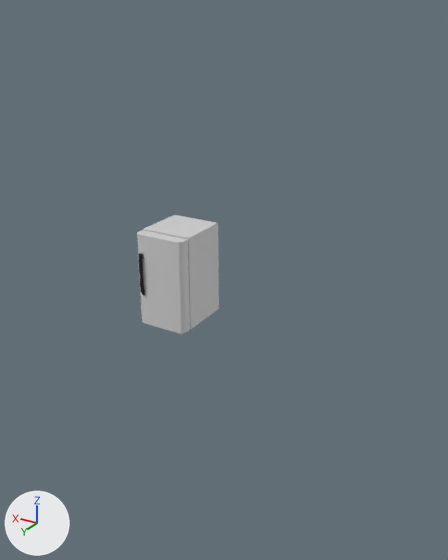
What one commit did to the Blender file fridge.blend.
One viewpoint serves both versions: a 50 mm camera at (-12.7, 18.0, 9.8) aimed at (0.1, -3.3, -0.8). Lighting does not change. The marker at lower left points along +X, +Y and +Z.

The first picture shows 'Door', 'Fridge'.
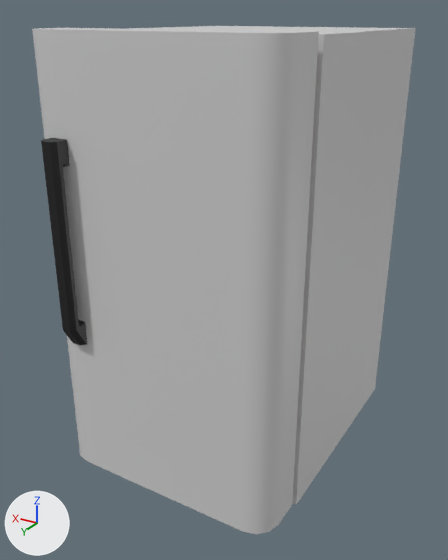
Where the change shows, as pixel boxes (x1, y1, x2, y2) in the pictures (448 x 560 px):
'Door', mesh rescaled, moved (433% wider, 383% taller): before (137, 230, 190, 334); after (32, 28, 319, 534)
'Fridge', moved, rescaled: before (143, 215, 219, 329); after (127, 26, 416, 505)

The change, as a diff of the scene's bpy script:
```diff
--- a/fridge.blend.py
+++ b/fridge.blend.py
@@ me_cube_002 @@
 me_cube_002.from_pydata(...)  # 128 vertices, 100 faces; spans x -1.28..0.72, y -0.35..0.28, z -1.86..1.69
 # used by ob_door; location = (0.28, 1.36, 0.86)
+# me_cube_002 part 1: the whole mesh is scaled about its middle by 5, then moved by (-0.84, 1.23, 0.52)
 me_cube_002.materials.append(mat_material_001)
@@ ob_fridge @@
 ob_fridge = bpy.data.objects.new('Fridge', me_cube_001)
-ob_fridge.location = (0.0, 0.0, 0.0)
+ob_fridge.location = (0.0, -5.5, -3.71)
+ob_fridge.scale = (5.0, 5.0, 5.0)
@@ ob_door @@
 ob_door = bpy.data.objects.new('Door', me_cube_002)
-ob_door.location = (0.28, 1.36, 0.86)
+ob_door.location = (1.16, 0.0, 0.0)
```
